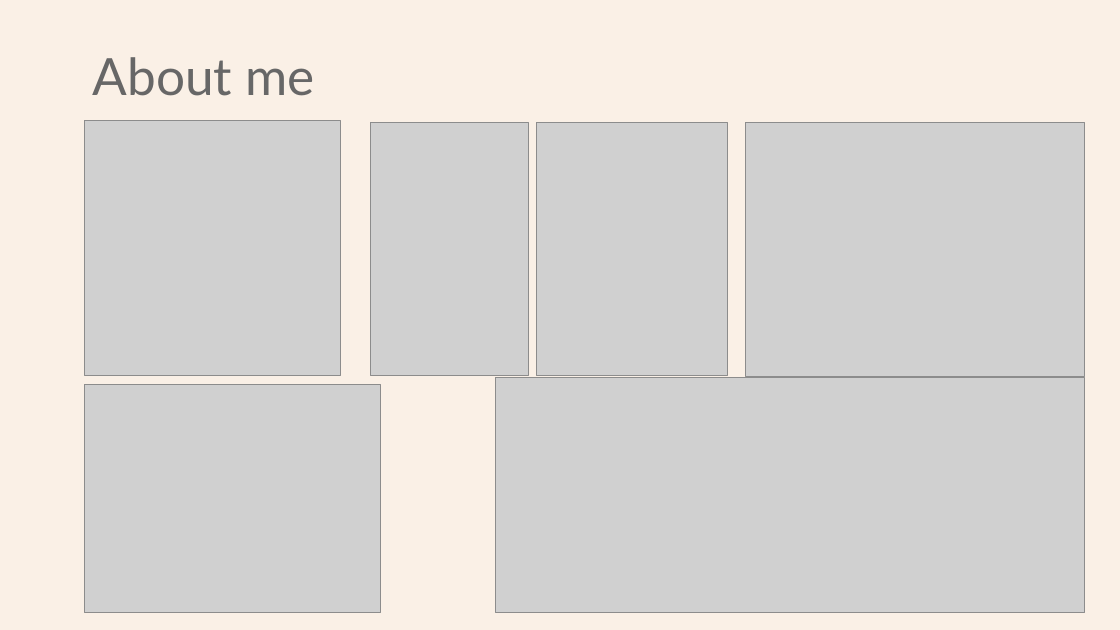
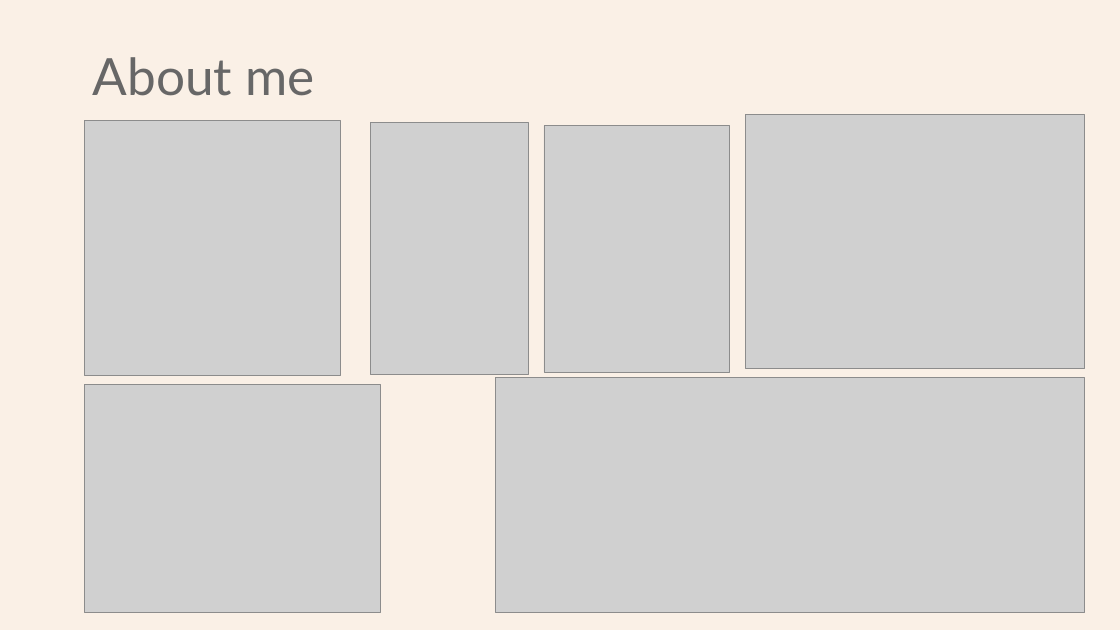
Before and after one commit to Python-Test-Engineer/eval-framework, a slide deck: slide 3 of PYDATA_LONDON_02SEP2025.pptx (slide 2 before the commit). Drawn at 1120x630 pixels with LibreOffice and Linux fonts; fonts in the diff are those of the drawing; grey boxes stand for pictures. Boxes give left, top, right and bottom in pixels: in the first picture for what was removed or moved away, otherwise in the second. Text is boxed around its words. In the diff, an @@ line names an element or a change of style, - is before the commit and + after.

```diff
--- a/PYDATA_LONDON_02SEP2025.pptx
+++ b/PYDATA_LONDON_02SEP2025.pptx
@@ picture moved from (x1=746, y1=122, x2=1086, y2=376) to (x1=746, y1=115, x2=1086, y2=370) @@
@@ picture at (x1=544, y1=126, x2=730, y2=372): rotation 90 to 0 degrees @@
```
Also in this commit, not shown: 3 other slides changed.
